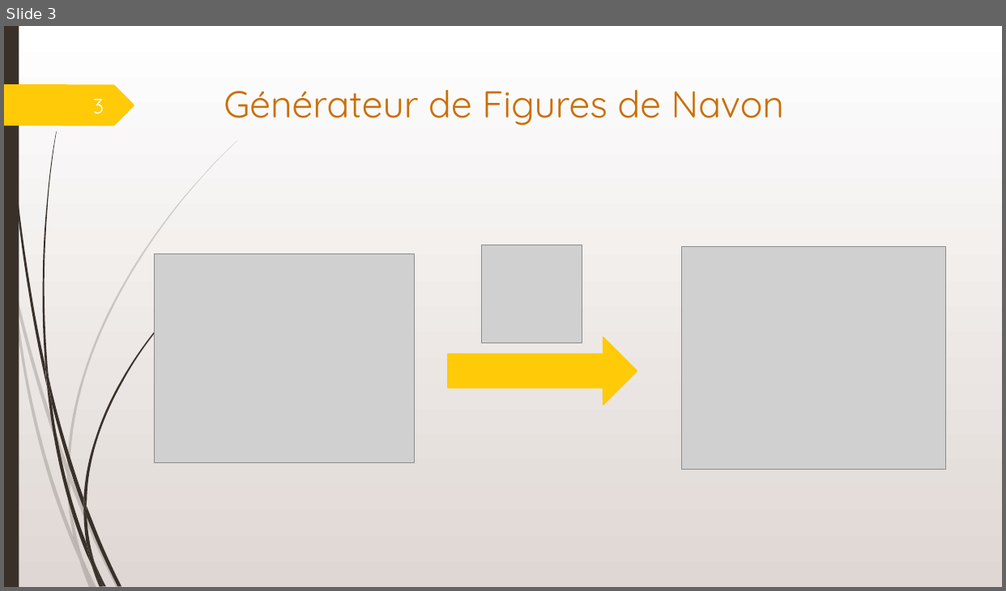
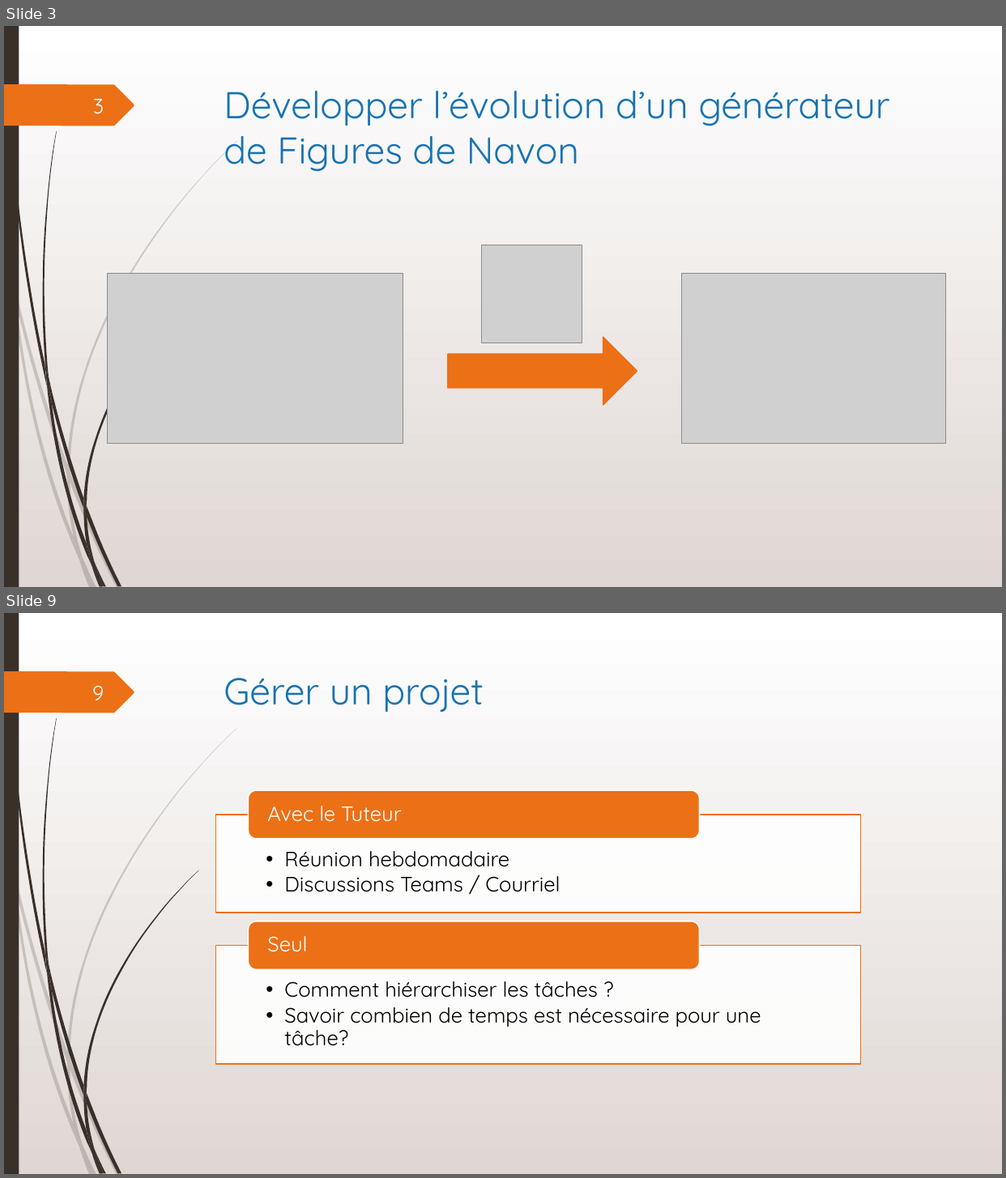
Before and after one commit to MathysC/Figures_Navon, a slide deck: Suivi stage/Rapport/Soutenance_de_Stage_Clerget.pptx. Shown one above the other, each under a label of ours: slide 3 before the commit, slides 3 and 9 after it; the slides between them are not shown. The pictures are 1006x591 and 1006x1178 pixels, drawn with LibreOffice and Linux fonts; fonts in the diff are those of the drawing; grey boxes stand for pictures. Boxes give left, top, right and bottom in pixels: in the first picture for what was removed or moved away, otherwise in the second. Text is boxed around its words. In the diff, an @@ line names an element or a change of style, - is before the commit and + after.

```diff
--- a/Suivi stage/Rapport/Soutenance_de_Stage_Clerget.pptx
+++ b/Suivi stage/Rapport/Soutenance_de_Stage_Clerget.pptx
@@ slide 9 added at (x1=4, y1=613, x2=1002, y2=1174), background gradient #FFFFFF to #E0D7D3; not listed: 24 template elements that a slide beside it also shows @@
@@ page number added at (x1=92, y1=685, x2=104, y2=700), 20 pt, text #FEFFFF @@
+9
@@ title added at (x1=224, y1=678, x2=484, y2=713), 36 pt, text #1773B2 @@
+Gérer un projet
@@ group added at (x1=216, y1=790, x2=860, y2=1063): 4 texts, 2 rectangles, 2 rounded rectangles @@
+  • Réunion hebdomadaire
+  • Discussions Teams / Courriel
+Avec le Tuteur
+  • Comment hiérarchiser les tâches ?
+  • Savoir combien de temps est nécessaire pour une tâche?
+Seul
@@ slide 3 changed as well @@
@@ freeform shape at (x1=4, y1=84, x2=134, y2=126): fill #FFCA08 to #EC7016 @@
@@ title at (x1=224, y1=91, x2=890, y2=172): text changed; text colour #CA6F06 to #1773B2 @@
-Générateur de Figures de Navon
+Développer l’évolution d’un générateur de Figures de Navon
@@ picture resized from (x1=154, y1=254, x2=414, y2=463) to (x1=108, y1=273, x2=403, y2=444) @@
@@ picture resized from (x1=681, y1=247, x2=946, y2=469) to (x1=681, y1=273, x2=946, y2=444) @@
@@ right arrow at (x1=448, y1=337, x2=637, y2=405): fill #FFCA08 to #EC7016; outline #FFCA08 1.25 pt to #EC7016 1.25 pt @@
```
Also in this commit, not shown: 3 other slides changed, 8 other slides added, 5 other files.
